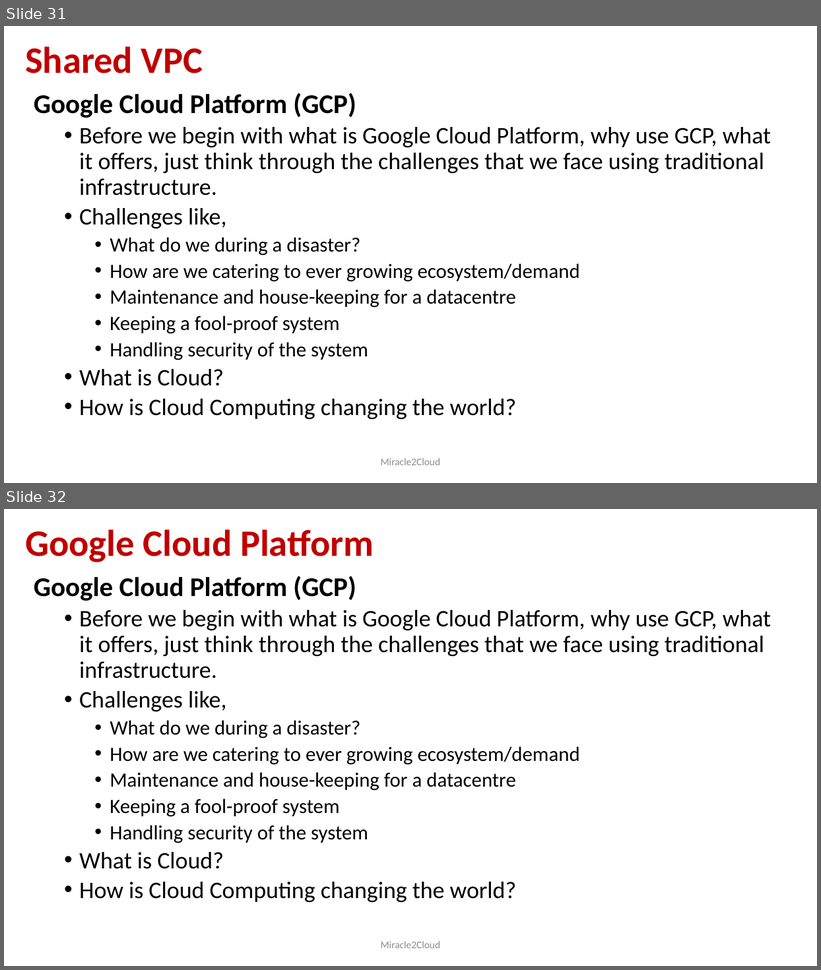
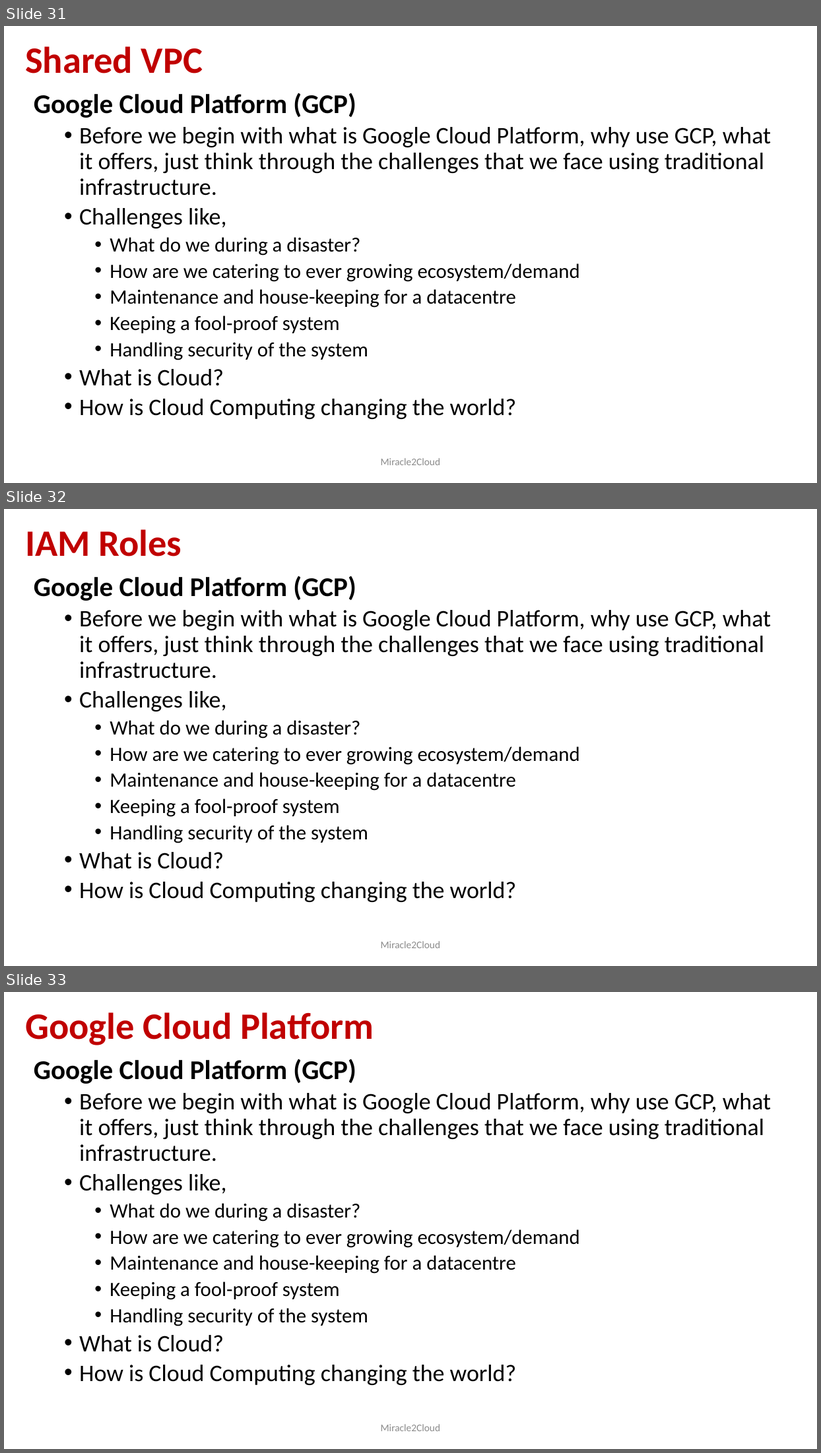
Before and after one commit to miracle2cloud/gcp, a slide deck: Google Cloud Platform.pptx. Shown one above the other, each under a label of ours: slides 31 and 32 before the commit, slides 31, 32 and 33 after it. The pictures are 821x970 and 821x1453 pixels, drawn with LibreOffice and Linux fonts; fonts in the diff are those of the drawing. Boxes give left, top, right and bottom in pixels: in the first picture for what was removed or moved away, otherwise in the second. Text is boxed around its words. In the diff, an @@ line names an element or a change of style, - is before the commit and + after.

```diff
--- a/Google Cloud Platform.pptx
+++ b/Google Cloud Platform.pptx
@@ slide 32 added at bbox=[4, 509, 817, 966], background #FFFFFF @@
@@ title added at bbox=[25, 529, 182, 557], 44 pt, text #C00000, bold @@
+IAM Roles
@@ text added at bbox=[34, 576, 771, 902], 28 pt, text #000000 @@
+Google Cloud Platform (GCP)
+  • Before we begin with what is Google Cloud Platform, why use GCP, what it offers, just think through the challenges that we face using traditional infrastructure.
+  • Challenges like,
+    • What do we during a disaster?
+    • How are we catering to ever growing ecosystem/demand
+    • Maintenance and house-keeping for a datacentre
+    • Keeping a fool-proof system
+    • Handling security of the system
+  • What is Cloud?
+  • How is Cloud Computing changing the world?
@@ text added at bbox=[381, 941, 440, 949], 12 pt, text #8C8C8C @@
+Miracle2Cloud
@@ what was slide 32 is now slide 33 @@
```
Also in this commit, not shown: 1 other file.
